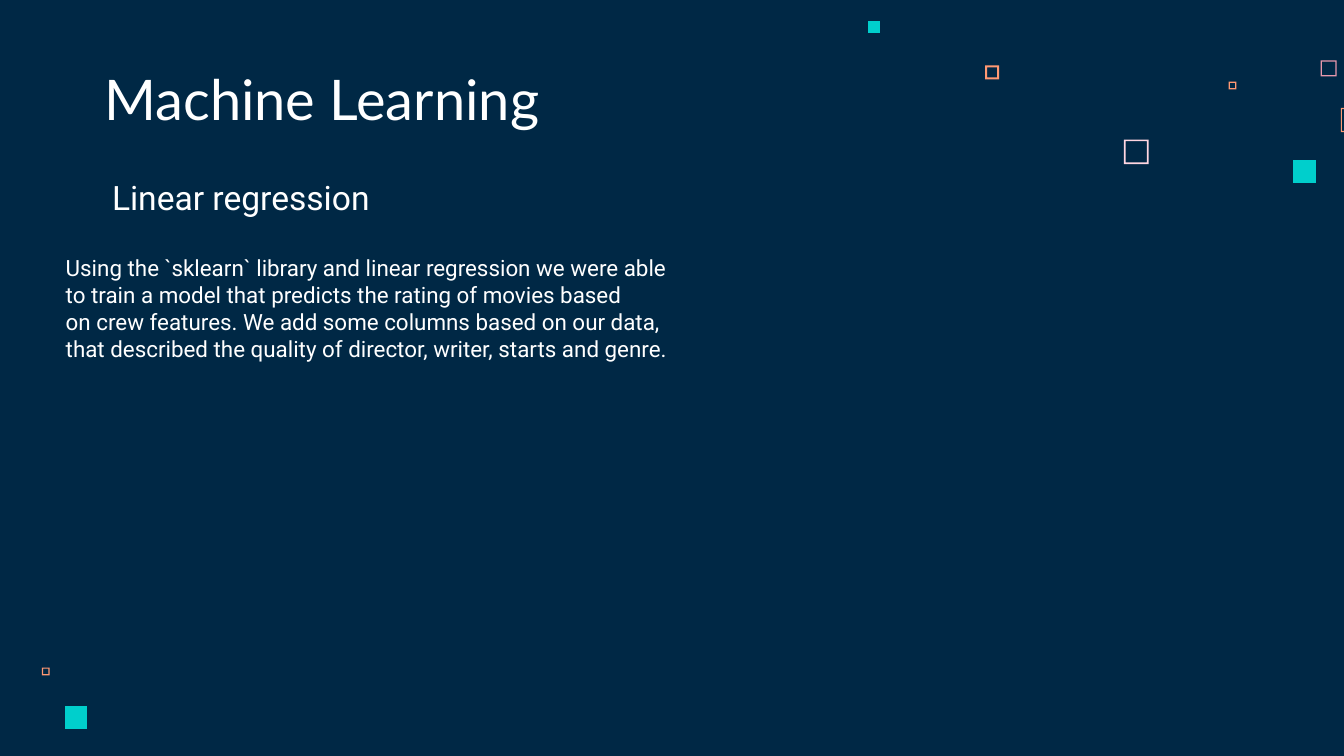
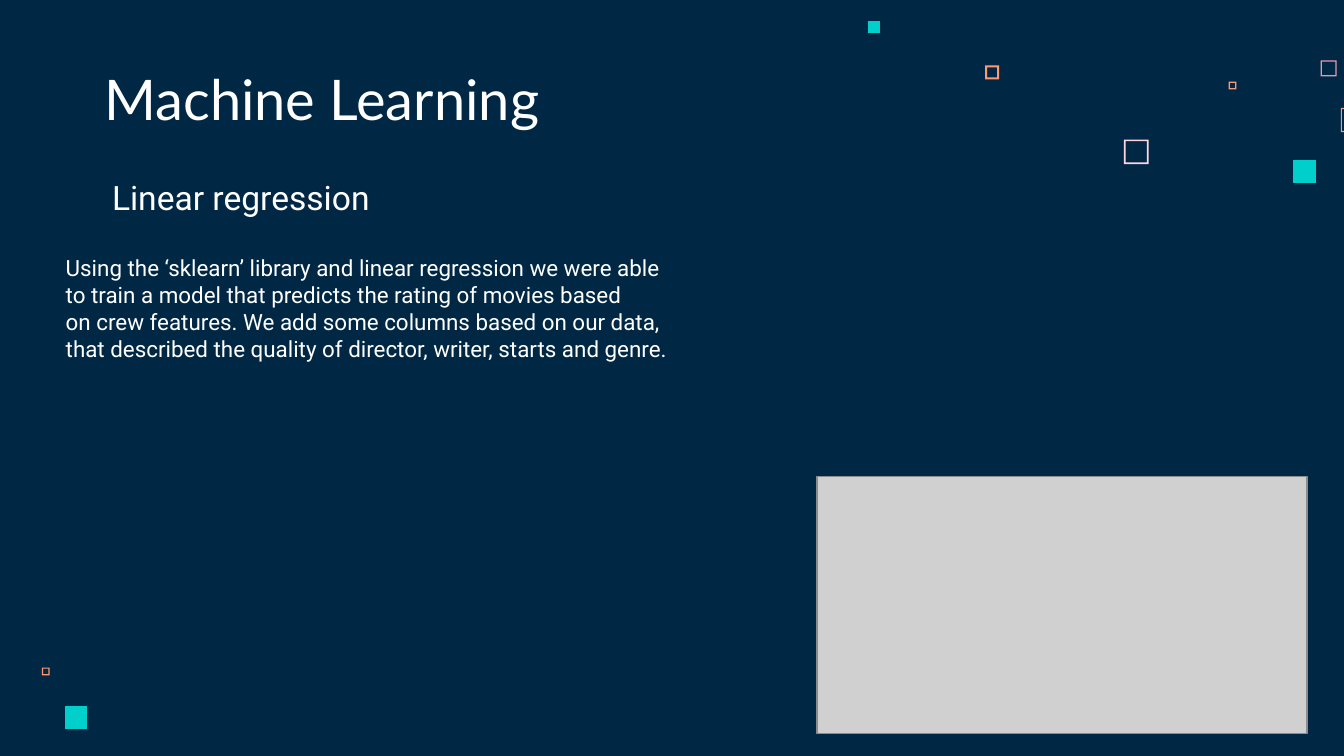
Before and after one commit to dvirharazi/DataScienceMovies, a slide deck: slide 12 of Data Science Tsach and Dvir .pptx. Drawn at 1344x756 pixels with LibreOffice and Linux fonts; fonts in the diff are those of the drawing; grey boxes stand for pictures. Boxes give left, top, right and bottom in pixels: in the first picture for what was removed or moved away, otherwise in the second. Text is boxed around its words. In the diff, an @@ line names an element or a change of style, - is before the commit and + after.

```diff
--- a/Data Science Tsach and Dvir .pptx
+++ b/Data Science Tsach and Dvir .pptx
@@ text at [66,259,659,281]: text changed @@
-  Using the `sklearn` library and linear regression we were able
+  Using the ‘sklearn’ library and linear regression we were able
@@ picture added at [817,477,1308,734] @@
```
Also in this commit, not shown: 1 other slide changed.
